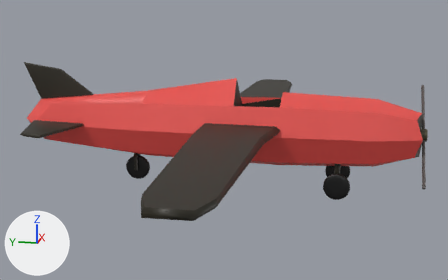
What one commit did to the FBX model Assets/Modelos/Avion.fbx.
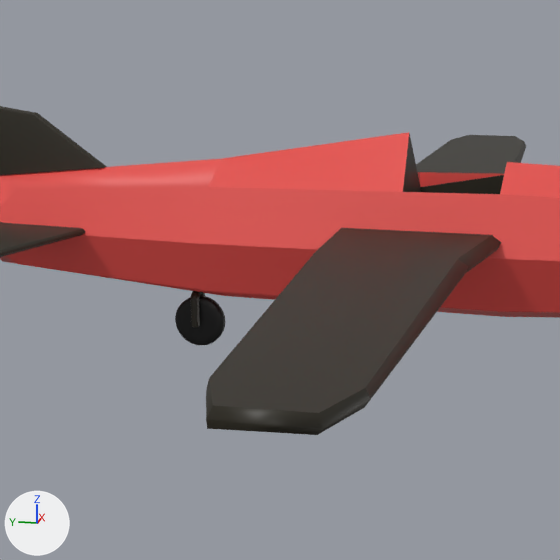
There are two pictures of each version: one whole from a camera (50 mm lens) standing at (-25.8, -2.19, 6.09) and looking at (0.01, 2.98, -0.36), one close up on the part from 10% to 69% of the width and 6% to 100% of the height. Lighting does not change. The marker at lower left points along +X, +Y and +Z. Where no turn or scale is listed for an object, it has been applied to the vertices. Vertices at the same position are counted once.

The first close-up shows 'Alas.001', 'Cuerpo.002', 'Rueda[3].001', 'Soporte.001'.
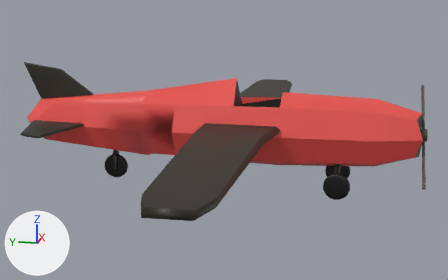
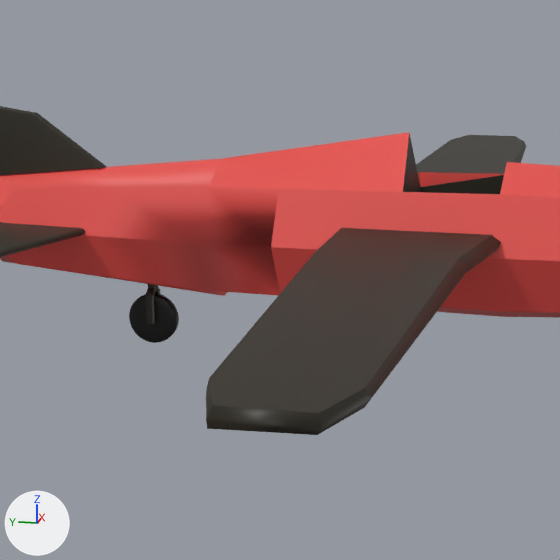
Patch to the scene script:
```diff
--- a/Assets/Modelos/Avion.fbx.py
+++ b/Assets/Modelos/Avion.fbx.py
@@ me_cubo_012 @@
 # used by ob_cuerpo_002; location = (0.0, -3.77, 0.24)
-me_cubo_012.from_pydata(...)  # 147 vertices, 140 faces; spans x -3.6..3.6, y -1.5..16.0, z -1.6..2.6
+me_cubo_012.from_pydata(...)  # 156 vertices, 147 faces; spans x -3.6..3.6, y -1.5..16.0, z -1.6..2.6
+# me_cubo_012 part 2
+# 8 faces are deleted
+# 2 vertices are added at (0.0, 10.1, -1.1), (0.0, 8.6, -1.1)
+# 7 new vertices lie (0.0, 1.5, 0.0) away from vertices in x -1.5..1.5, y 7.1..7.2, z -1.5..1.1
+# 15 new faces join them, mat_principal_001 (red #e74f49)
 me_cubo_012.materials.append(mat_secundario_001)
@@ me_cubo_010 @@
 # used by ob_soporte_001; location = (0.0, 5.31, -1.02); rotation_euler = (0.0, 0.0, 1.571), in degrees (0, 0, 90); scale = (-0.0992, -0.0992, -0.349)
-me_cubo_010.from_pydata(...)  # 256 vertices, 228 faces; spans x -17.8..74.3, y -10.2..10.2, z -0.6..2.5
+me_cubo_010.from_pydata(...)  # 266 vertices, 236 faces; spans x -27.9..74.3, y -10.2..10.2, z -0.6..2.5
+# me_cubo_010 part 1
+# 156 vertices in x -17.8..-15.9, y -2.9..2.9, z 0.2..2.5 move by (-10.1, 0.0, 0.0)
+# 18 vertices in x -17.7..-15.9, y -2.0..2.0, z 0.5..2.5 move by (-10.2, 0.0, 0.0)
+# 10 vertices are added at x -27.9..-26.0, y -1.3..1.3, z -0.1..0.0
+# 8 new faces join them
 me_cubo_010.materials.append(mat_secundario_001)
@@ ob_rueda_3__001 @@
 ob_rueda_3__001 = bpy.data.objects.new('Rueda[3].001', me_cilindro_002)
-ob_rueda_3__001.location = (0.0, 6.94, -1.8)
+ob_rueda_3__001.location = (0.0, 7.99, -1.8)
```

Pixel boxes (x1, y1, x2, y2) of what changed, in the close-ups (560 x 560 px):
'Rueda[3].001', moved
    before: (175, 295, 225, 345)
    after: (129, 293, 179, 343)
'Soporte.001', reshaped
    before: (191, 291, 205, 328)
    after: (146, 284, 160, 325)
part 2 of me_cubo_012, built on
    before: (200, 159, 351, 300)
    after: (200, 159, 351, 296)
